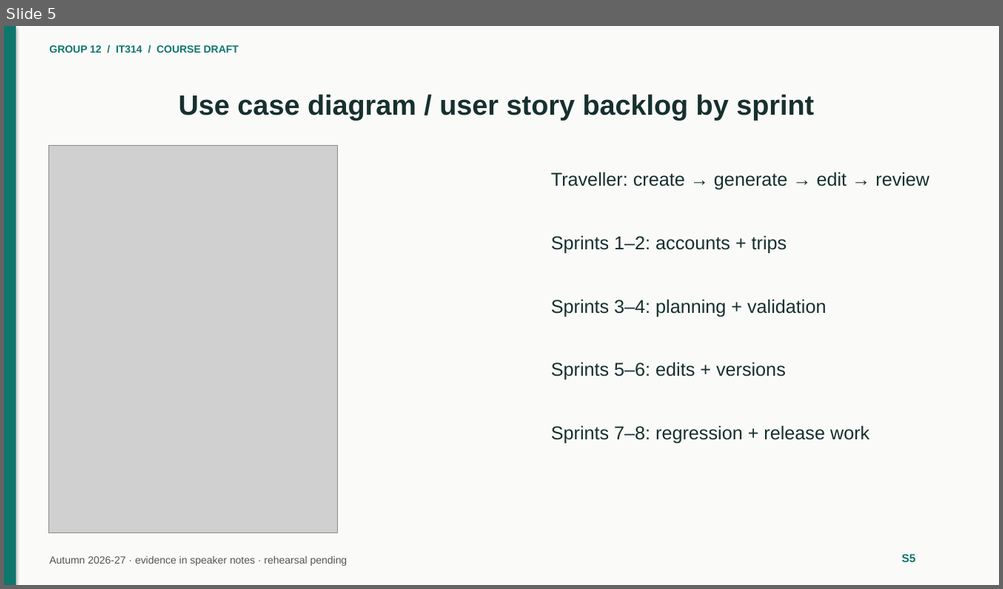
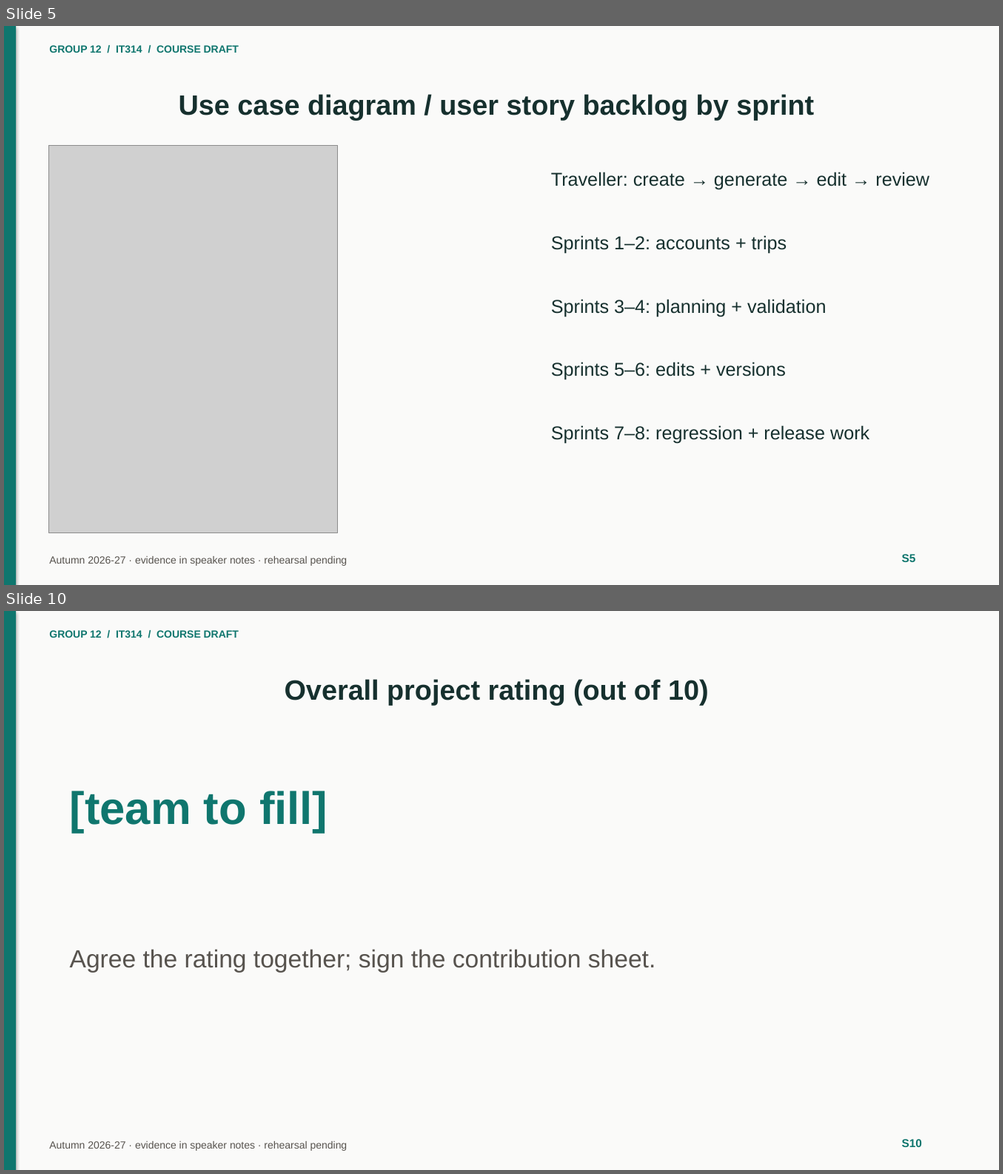
Before and after one commit to het-lathiya/Group12, a slide deck: docs/course/14-slides/Group12-IT314-slides.pptx. Shown one above the other, each under a label of ours: slide 5 before the commit, slides 5 and 10 after it; the slides between them are not shown. The pictures are 1003x589 and 1003x1174 pixels, drawn with LibreOffice and Linux fonts; fonts in the diff are those of the drawing; grey boxes stand for pictures. Boxes give left, top, right and bottom in pixels: in the first picture for what was removed or moved away, otherwise in the second. Text is boxed around its words. In the diff, an @@ line names an element or a change of style, - is before the commit and + after.

Commit message:
docs(course): IMP-804 slides S6-S10 draft

```diff
--- a/docs/course/14-slides/Group12-IT314-slides.pptx
+++ b/docs/course/14-slides/Group12-IT314-slides.pptx
@@ slide 10 added at [4,611,999,1170], background #FAFAF9 @@
@@ rectangle added at [4,611,16,1170], fill #0F766E @@
@@ text added at [49,630,239,638], 10 pt, text #0F766E, bold @@
+GROUP 12 / IT314 / COURSE DRAFT
@@ title added at [284,679,708,705], 27 pt, text #16302E, bold @@
+Overall project rating (out of 10)
@@ text added at [70,791,327,833], 44 pt, text #0F766E, bold @@
+[team to fill]
@@ text added at [70,949,655,973], 24 pt, text #57534E @@
+Agree the rating together; sign the contribution sheet.
@@ text added at [49,1142,347,1151], 10 pt, text #57534E @@
+Autumn 2026-27 · evidence in speaker notes · rehearsal pending
@@ text added at [902,1139,922,1147], 11 pt, text #0F766E, bold @@
+S10
```
Also in this commit, not shown: 4 other slides added, 4 other files.
